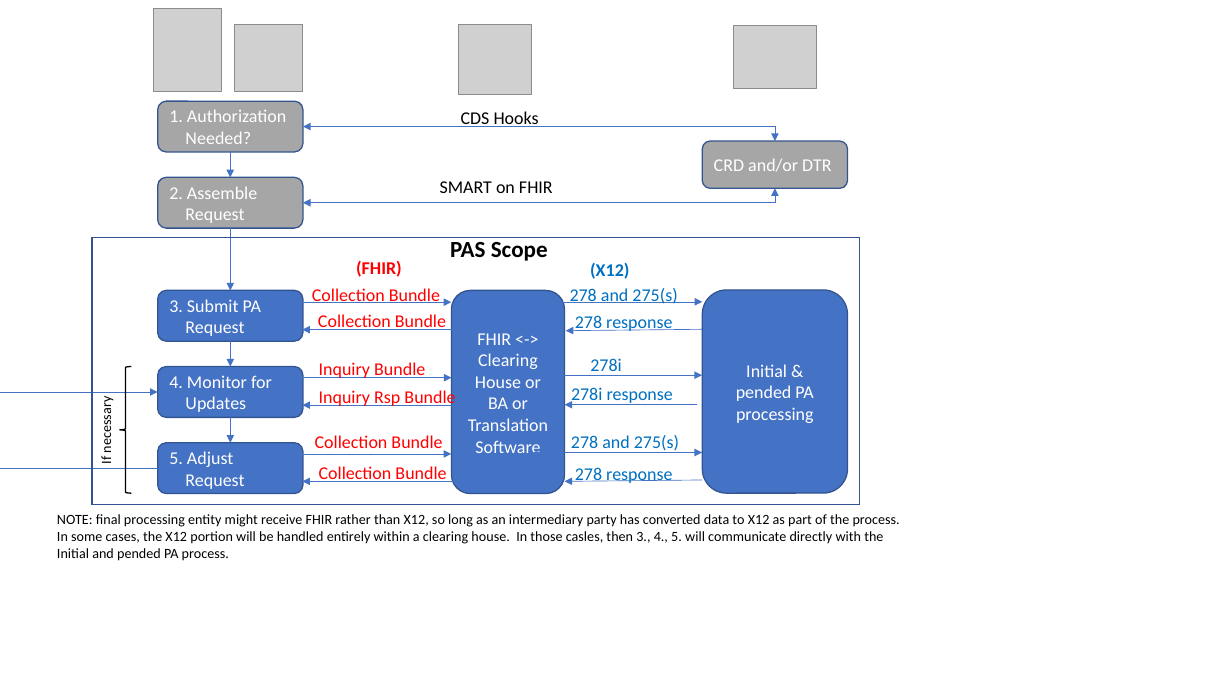
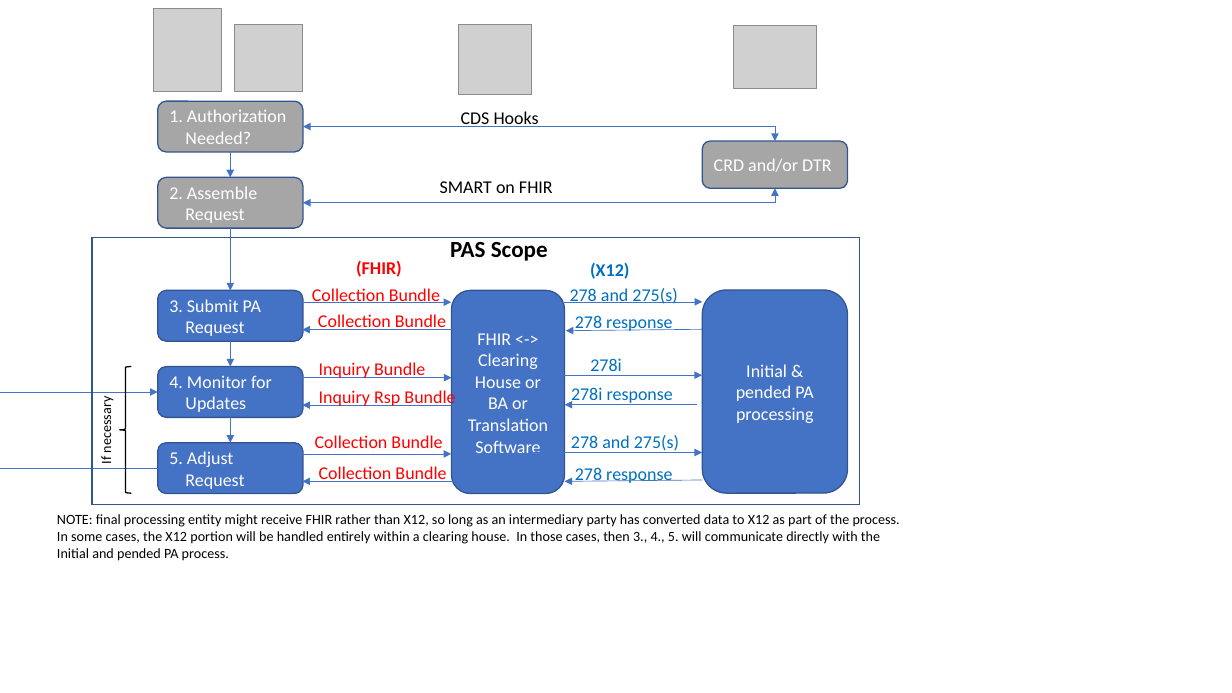
Before and after one commit to HL7/davinci-pas, a slide deck: slide 4 of images-source/drawings.pptx. Drawn at 1232x693 pixels with LibreOffice and Linux fonts; fonts in the diff are those of the drawing; grey boxes stand for pictures. Boxes give left, top, right and bottom in pixels: in the first picture for what was removed or moved away, otherwise in the second. Text is boxed around its words. In the diff, an @@ line names an element or a change of style, - is before the commit and + after.

```diff
--- a/images-source/drawings.pptx
+++ b/images-source/drawings.pptx
@@ text at (57, 531, 880, 544): text changed @@
-In some cases, the X12 portion will be handled entirely within a clearing house. In those casles, then 3., 4., 5. will communicate directly with the
+In some cases, the X12 portion will be handled entirely within a clearing house. In those cases, then 3., 4., 5. will communicate directly with the
```
Also in this commit, not shown: 17 other files.
